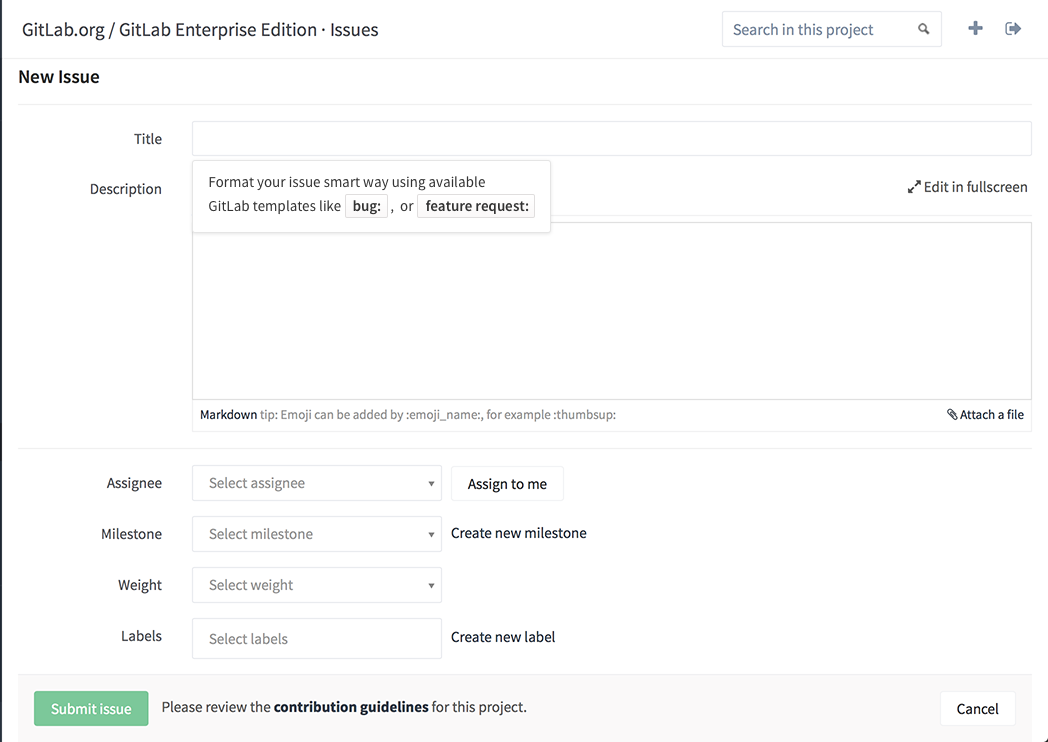
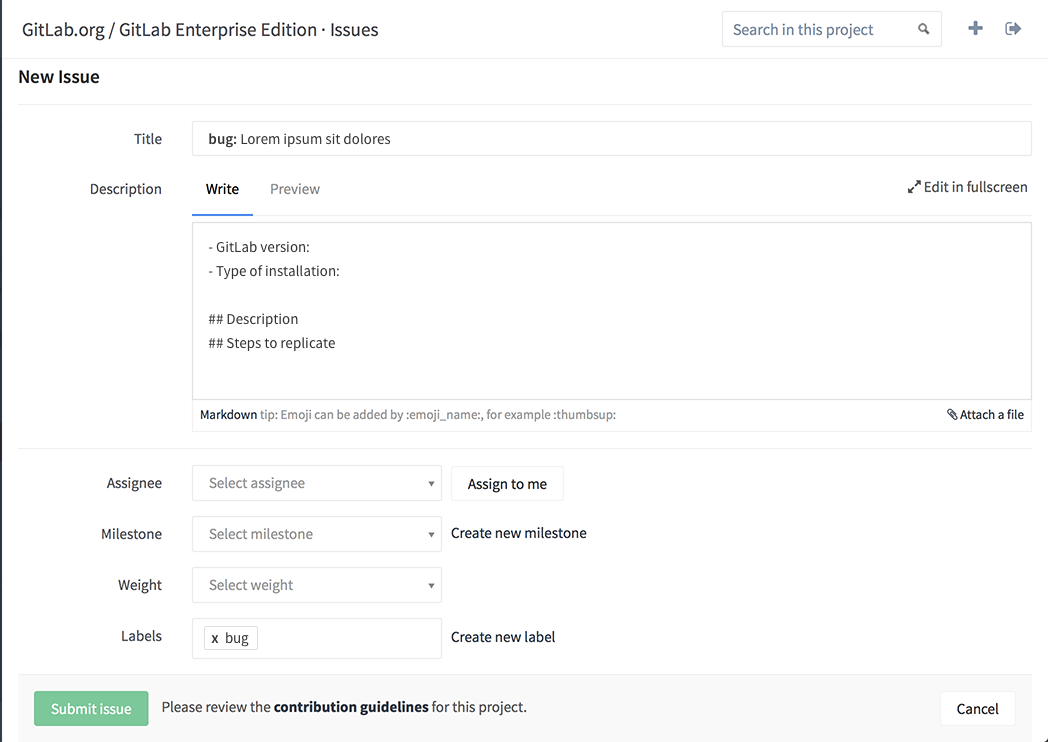
Two versions of the same layered image (1048 x 742). Layer-by-layer changes:
hid group "popup" (5 layers) over [0, 0, 1048, 742]
